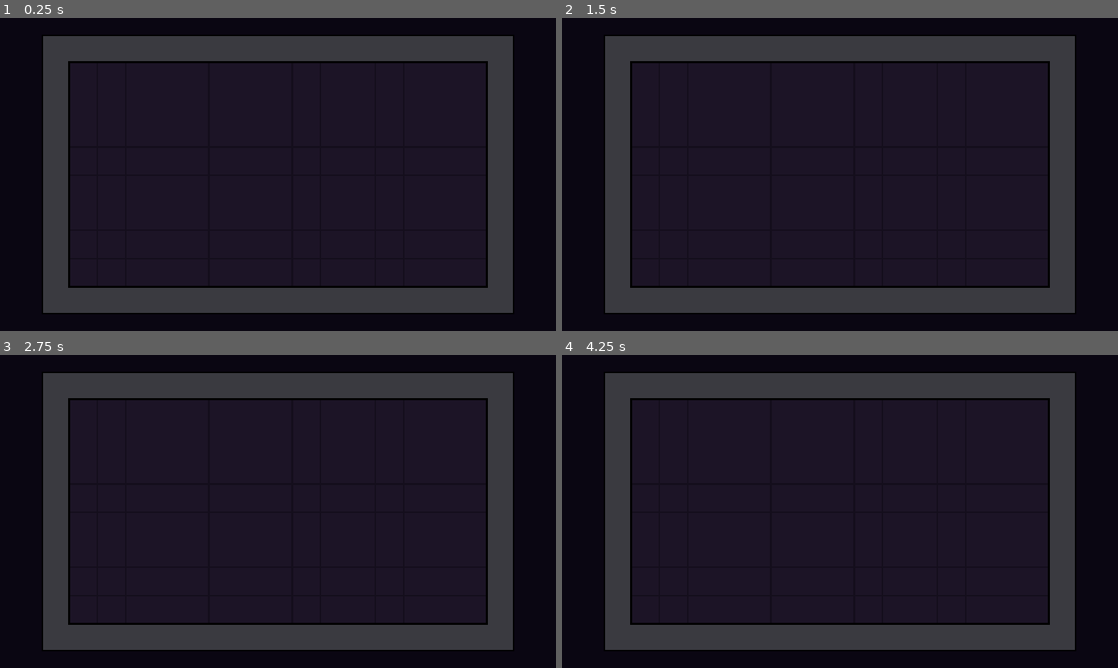
Above: before the commit, frames 1-4 (two rows, left to right).
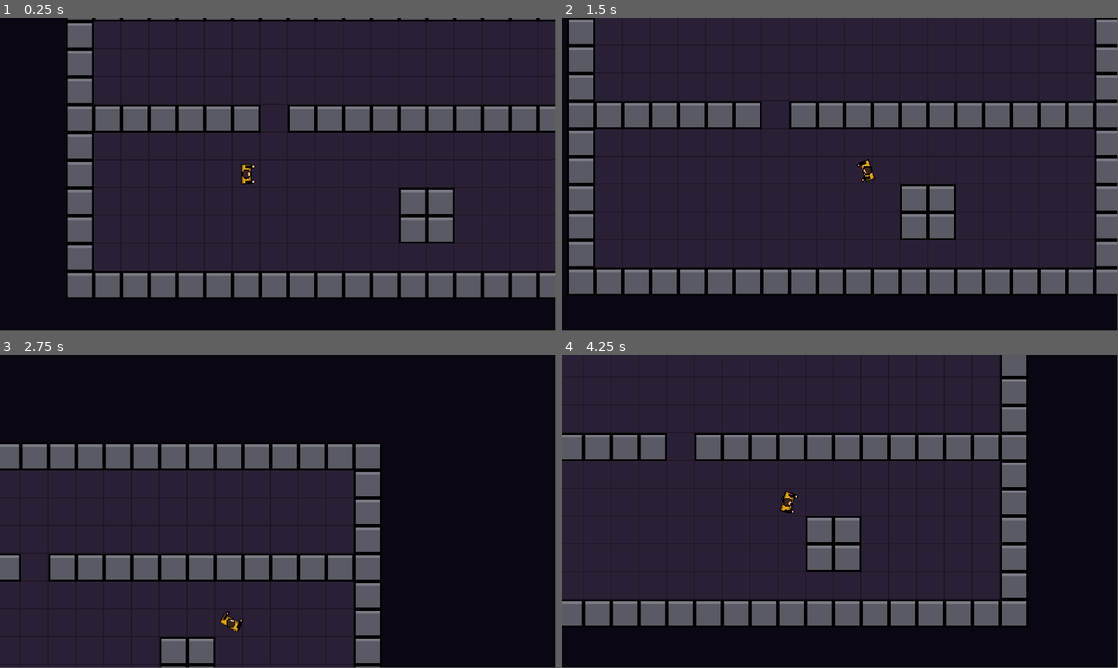
Above: after the commit, the same moments.

Repository: ChaoticEmperor/redline-breach
Game: Godot game, scene res://main.tscn
The game is run twice, just before and just after one commit, with the same random seed, the same clock (stepped at 60 frames per second) and the same inputs.
Inputs (mouse positions are in pixels of both pictures, inside the frame that each line leads up to):
- Up to frame 1 (0.25 s): no input
- Up to frame 2 (1.5 s): tap Enter at 0.5 s; move the mouse to (962, 158) at 0.52 s; hold D 0.53-1.25 s; tap E at 0.6 s; click (962, 158) at 0.67 s; tap Space at 0.77, 1.07 s; tap F at 0.8 s; drag from (728, 190) to (812, 237) at 1.27 s
- Up to frame 3 (2.75 s): move the mouse to (333, 442) at 2.02 s; hold D from 2.03 s (still down); hold Shift from 2.03 s (still down); tap Q at 2.1 s; click (333, 442) at 2.17 s
- Up to frame 4 (4.25 s): release D at 2.75 s; release Shift at 2.75 s; drag from (812, 574) to (673, 464) at 2.77 s; move the mouse to (1006, 558) at 3.52 s; hold A from 3.53 s (still down); tap Space at 3.6, 3.77, 4.07 s; click (1006, 558) at 3.67 s; tap E at 3.8 s
In our replay, the window is 800x450 before the commit and 799x449 after it. These sizes can differ from the game's own. Grey fills any space a smaller window leaves; there, only what the larger window draws over its background counts as a difference.

The runs differ from the first frame. In frame 1, 47% of the frame differs, in the area x 7-100%, y 0-95%; in frame 2, 51%, in the area x 1-100%, y 0-95%; in frame 3, 42%; in frame 4, 50%.

Commit message:
Draw the world pixel-true and let the player move and aim
The world renders into a SubViewport shown at a whole-number scale.
That keeps sprites turned to the aim on the same art-pixel grid as the
floor, on every window size, with no black bars. The scale brings the
short side closest to 330 art px, so 16:9 desktops all see 640x360.

The player moves with the 0.1 s acceleration and the corner rounding
of the old game. One Look node draws the body: legs turned to the
movement, torso to the aim. A different view would replace that node
only. The camera leads toward the aim, and LOOK pushes it far ahead.
The dash is gone; the controls gain THROW and LOOK.

Co-Authored-By: Claude Opus 5.5 <noreply@anthropic.com>

Diff:
--- a/main.tscn
+++ b/main.tscn
@@ -2,5 +2,5 @@
 
 [ext_resource type="Script" path="res://scripts/main.gd" id="1"]
 
-[node name="Main" type="Node2D"]
+[node name="Main" type="Node"]
 script = ExtResource("1")
--- a/project.godot
+++ b/project.godot
@@ -21,8 +21,7 @@
 
 window/size/viewport_width=1920
 window/size/viewport_height=1080
-window/stretch/mode="canvas_items"
-window/stretch/aspect="expand"
+window/stretch/mode="disabled"
 window/handheld/orientation=0
 
 [input_devices]
--- a/scripts/controls.gd
+++ b/scripts/controls.gd
@@ -1,9 +1,12 @@
 extends CanvasLayer
 ## Input abstraction. Mobile-first: a MOVE stick on the left, and on the
-## right a big HIT/FIRE button with KICK/EXEC and DASH beside it. Holding
-## HIT/FIRE attacks; dragging it aims (otherwise the player auto-aims).
-## Falls back to WASD + mouse. Gameplay only reads `move`, `aim`, `fire` and
-## `take()`; tests set `override` and drive those directly.
+## right a big HIT/FIRE button with THROW, KICK/EXEC and LOOK beside it.
+## Holding HIT/FIRE attacks; dragging it aims (otherwise the player
+## auto-aims); holding LOOK pushes the camera far along the aim.
+## Keyboard and mouse: WASD to move, mouse to aim, left click to attack,
+## right click to throw, E to pick up, Space to kick or execute, Shift to
+## look far, R to restart. Gameplay only reads `move`, `aim`, `fire`, `look`
+## and `take()`; tests set `override` and drive those directly.
 ##
 ## Like the HUD, layout is in units (short screen side = 360), anchored to
 ## the bottom corners, so it is the same in portrait and landscape.
@@ -11,7 +14,6 @@
 const STICK_R := 40.0
 const FIRE_R := 40.0
 const BTN_R := 24.0
-const SWAP_ZONE := Rect2(0, 0, 124, 42)
 const PINK := Color("ff2a6d")
 const CYAN := Color("05d9e8")
 const YELLOW := Color("f9f002")
@@ -20,11 +22,15 @@
 var move := Vector2.ZERO
 var aim := Vector2.ZERO
 var fire := false
+var look := false # held: the camera looks far ahead
 var touch_mode := false
 var override := false
 var player
+## Returns the player's position in window pixels (the world is drawn in a
+## scaled SubViewport, so the player's own canvas position is not enough).
+var aim_origin: Callable
 const BUFFER_MS := 100 # a press stays usable this long, so fast taps are never dropped
-var q := {"kick": 0, "dash": 0, "swap": 0, "any": 0, "restart": 0} # time of the last press, 0 = none
+var q := {"kick": 0, "throw": 0, "pickup": 0, "any": 0, "restart": 0} # time of the last press, 0 = none
 var u := 3.0
 var W := 640.0
 var H := 360.0
@@ -33,6 +39,7 @@
 var _l_vec := Vector2.ZERO
 var _f_id := -1
 var _f_vec := Vector2.ZERO
+var _look_id := -1
 var _canvas: Node2D
 var _font: Font
 
@@ -42,8 +49,9 @@
 	return {
 		"stick": Vector2(70, h - 74),
 		"fire": Vector2(w - 62, h - 66),
-		"kick": Vector2(w - 142, h - 50),
-		"dash": Vector2(w - 124, h - 112),
+		"kick": Vector2(w - 150, h - 48),
+		"throw": Vector2(w - 130, h - 120),
+		"look": Vector2(w - 60, h - 150),
 	}
 
 
@@ -96,10 +104,10 @@
 				_f_vec = Vector2.ZERO
 			elif p.distance_to(at.kick) < BTN_R + 6.0:
 				press("kick")
-			elif p.distance_to(at.dash) < BTN_R + 6.0:
-				press("dash")
-			elif SWAP_ZONE.has_point(p):
-				press("swap")
+			elif p.distance_to(at.throw) < BTN_R + 6.0:
+				press("throw")
+			elif p.distance_to(at.look) < BTN_R + 6.0 and _look_id == -1:
+				_look_id = event.index
 			elif p.x < W / 2.0 and _l_id == -1:
 				_l_id = event.index
 				_l_origin = p
@@ -111,6 +119,8 @@
 			if event.index == _f_id:
 				_f_id = -1
 				_f_vec = Vector2.ZERO
+			if event.index == _look_id:
+				_look_id = -1
 	elif event is InputEventScreenDrag:
 		var p: Vector2 = event.position / u
 		if event.index == _l_id:
@@ -121,16 +131,15 @@
 		touch_mode = false
 		press("any")
 		match event.physical_keycode:
-			KEY_SPACE, KEY_SHIFT: press("dash")
-			KEY_E, KEY_F: press("kick")
-			KEY_Q: press("swap")
+			KEY_SPACE: press("kick")
+			KEY_E, KEY_F: press("pickup")
+			KEY_Q: press("throw")
 			KEY_R: press("restart")
 	elif event is InputEventMouseButton and event.pressed:
 		touch_mode = false
 		match event.button_index:
 			MOUSE_BUTTON_LEFT: press("any")
-			MOUSE_BUTTON_RIGHT: press("kick")
-			MOUSE_BUTTON_WHEEL_UP, MOUSE_BUTTON_WHEEL_DOWN: press("swap")
+			MOUSE_BUTTON_RIGHT: press("throw")
 
 
 func _process(_delta: float) -> void:
@@ -141,6 +150,7 @@
 	if touch_mode:
 		move = _l_vec
 		fire = _f_id != -1
+		look = _look_id != -1
 		# Dragging the fire button aims; a plain press leaves aim to auto-aim.
 		aim = _f_vec.normalized() if _f_vec.length() > 0.35 else Vector2.ZERO
 		return
@@ -151,9 +161,9 @@
 	if Input.is_physical_key_pressed(KEY_S) or Input.is_physical_key_pressed(KEY_DOWN): m.y += 1.0
 	move = m.normalized()
 	fire = Input.is_mouse_button_pressed(MOUSE_BUTTON_LEFT)
-	if player != null and is_instance_valid(player):
-		var origin: Vector2 = player.get_global_transform_with_canvas().origin
-		var d := get_viewport().get_mouse_position() - origin
+	look = Input.is_physical_key_pressed(KEY_SHIFT)
+	if aim_origin.is_valid():
+		var d := get_viewport().get_mouse_position() - (aim_origin.call() as Vector2)
 		aim = d.normalized() if d.length() > 3.0 else Vector2.ZERO
 
 
@@ -181,13 +191,14 @@
 	_ring(at.fire, FIRE_R - 6.0, 8, Color(PINK, 0.5), 1.2)
 	if _f_vec.length() > 0.35:
 		_canvas.draw_circle((at.fire + _f_vec * FIRE_R) * u, 9.0 * u, Color(1, 1, 1, 0.7))
-	_text(at.fire, FIRE_R, "FIRE" if alive and player.weapon != "pipe" else "HIT", 13, Color(1.0, 0.45, 0.55))
+	_text(at.fire, FIRE_R, "FIRE" if alive and player.has_method("is_armed") and player.is_armed() else "HIT", 13, Color(1.0, 0.45, 0.55))
 
 	var label := "KICK"
-	if alive:
+	if alive and player.has_method("context"):
 		label = player.context()
 	_round_button(at.kick, label, YELLOW if label == "EXEC" else MAGENTA)
-	_round_button(at.dash, "DASH", CYAN)
+	_round_button(at.throw, "THROW", CYAN)
+	_round_button(at.look, "LOOK", Color(CYAN, 1.0) if _look_id != -1 else YELLOW)
 
 
 func _ring(c: Vector2, r: float, sides: int, col: Color, width: float) -> void:
--- /dev/null
+++ b/scripts/level.gd
@@ -0,0 +1,84 @@
+extends RefCounted
+## Turns an ASCII floor map into a TileMapLayer, one letter per tile.
+## M1 knows walls, floor and the player start; M4 adds doors, glass, props,
+## pickups and spawns, and loads hand-made floors from files.
+##   #  wall      .  floor      P  player start (on floor)
+
+const TILE := 32 # art pixels per tile; a door is one tile
+const WALL := Vector2i(1, 0) # atlas coords in the tileset
+const FLOOR := Vector2i(0, 0)
+
+## A test room for M1: a wall with a one-tile doorway, and a pillar.
+const TEST := """
+####################
+#..................#
+#..................#
+#..................#
+#######.############
+#..................#
+#.....P............#
+#...........##.....#
+#...........##.....#
+#..................#
+####################
+"""
+
+static var _tileset: TileSet
+
+
+## Parses `text` into {cells: {Vector2i: char}, size: Vector2i, start: Vector2}.
+static func parse(text: String) -> Dictionary:
+	var rows := text.strip_edges().split("\n")
+	var cells := {}
+	var start := Vector2.ZERO
+	var w := 0
+	for y in rows.size():
+		var row: String = rows[y].strip_edges(false, true)
+		w = maxi(w, row.length())
+		for x in row.length():
+			var c := row[x]
+			if c == "P":
+				start = (Vector2(x, y) + Vector2(0.5, 0.5)) * TILE
+				c = "."
+			if c != " ":
+				cells[Vector2i(x, y)] = c
+	return {"cells": cells, "size": Vector2i(w, rows.size()), "start": start}
+
+
+static func build(text: String) -> Dictionary:
+	var info := parse(text)
+	var map := TileMapLayer.new()
+	map.tile_set = tileset()
+	for cell in info.cells:
+		map.set_cell(cell, 0, WALL if info.cells[cell] == "#" else FLOOR)
+	info["map"] = map
+	return info
+
+
+## Placeholder tiles drawn in code: a quiet unoutlined floor with a darker seam,
+## and a grey wall with a black outline (bodies, props and walls are outlined).
+static func tileset() -> TileSet:
+	if _tileset != null:
+		return _tileset
+	var img := Image.create(TILE * 2, TILE, false, Image.FORMAT_RGBA8)
+	img.fill_rect(Rect2i(0, 0, TILE, TILE), Color("2a2036"))
+	img.fill_rect(Rect2i(0, TILE - 1, TILE, 1), Color("1d1626"))
+	img.fill_rect(Rect2i(TILE - 1, 0, 1, TILE), Color("1d1626"))
+	img.fill_rect(Rect2i(TILE, 0, TILE, TILE), Color("000000"))
+	img.fill_rect(Rect2i(TILE + 2, 2, TILE - 4, TILE - 4), Color("5a5a64"))
+	img.fill_rect(Rect2i(TILE + 2, 2, TILE - 4, 3), Color("7a7a86"))
+	var ts := TileSet.new()
+	ts.tile_size = Vector2i(TILE, TILE)
+	ts.add_physics_layer()
+	var src := TileSetAtlasSource.new()
+	src.texture = ImageTexture.create_from_image(img)
+	src.texture_region_size = Vector2i(TILE, TILE)
+	ts.add_source(src, 0)
+	src.create_tile(FLOOR)
+	src.create_tile(WALL)
+	var h := TILE / 2.0
+	var td := src.get_tile_data(WALL, 0)
+	td.add_collision_polygon(0)
+	td.set_collision_polygon_points(0, 0, PackedVector2Array([Vector2(-h, -h), Vector2(h, -h), Vector2(h, h), Vector2(-h, h)]))
+	_tileset = ts
+	return ts
--- /dev/null
+++ b/scripts/look.gd
@@ -0,0 +1,87 @@
+extends Node2D
+## How an actor is drawn. The one place that knows the view: an overhead body
+## whose legs turn to the movement direction and whose torso turns to the aim
+## (Paul, 2026-11-27). Gameplay only calls set_aim(), set_move() and play(), so a
+## switch to 4-direction sprites would replace this node and nothing else.
+##
+## M1 draws a placeholder in code at the real sizes: a ~24x24 box in a 32 px
+## cell, a big central head, shoulders as a crescent, black outline and inner
+## contours. M6 swaps in the Tandem SpriteFrames (legs strip + torso per weapon).
+
+const STRIDE := 28.0 # art px walked per 8-frame leg cycle
+const WALK_FRAMES := 8
+
+@export var jacket := Color("e0a21e") # a warm colour marks the player
+@export var jacket_dark := Color("a06a10")
+@export var skin := Color("e8b48a")
+@export var hair := Color("3a2418")
+@export var trousers := Color("2c3a5a")
+
+var aim_angle := 0.0
+var move_angle := 0.0
+var walk_frame := 0 # 0 = standing, legs hidden
+var anim := "walk"
+var _phase := 0.0
+var legs: Node2D
+var torso: Node2D
+
+
+func _ready() -> void:
+	legs = Node2D.new()
+	legs.draw.connect(_draw_legs)
+	add_child(legs)
+	torso = Node2D.new()
+	torso.draw.connect(_draw_torso)
+	add_child(torso)
+
+
+func set_aim(dir: Vector2) -> void:
+	if dir.length() > 0.01:
+		aim_angle = dir.angle()
+		torso.rotation = aim_angle
+
+
+## `vel` is the actor's velocity in art px per second.
+func set_move(vel: Vector2, delta: float) -> void:
+	var speed := vel.length()
+	if speed > 4.0:
+		move_angle = vel.angle()
+		legs.rotation = move_angle
+		_phase = fposmod(_phase + speed * delta / STRIDE, 1.0)
+		walk_frame = 1 + int(_phase * (WALK_FRAMES - 1)) % (WALK_FRAMES - 1)
+	else:
+		_phase = 0.0
+		walk_frame = 0
+	legs.queue_redraw()
+
+
+func play(name: String) -> void:
+	anim = name
+	torso.queue_redraw()
+
+
+## Legs: two blobs in the trouser colour poking out past the body, one leading
+## while the other trails; hidden on the standing frame.
+func _draw_legs() -> void:
+	if walk_frame == 0:
+		return
+	var s := sin(float(walk_frame) / (WALK_FRAMES - 1) * TAU) * 7.0
+	for side in [-1.0, 1.0]:
+		var p := Vector2(s * side, 4.0 * side)
+		legs.draw_circle(p, 4.0, Color.BLACK)
+		legs.draw_circle(p, 3.0, trousers)
+
+
+## Torso facing +x: shoulders as a crescent round a big central head.
+func _draw_torso() -> void:
+	torso.draw_rect(Rect2(-6, -12, 12, 24), Color.BLACK)
+	torso.draw_rect(Rect2(-5, -11, 10, 22), jacket_dark)
+	torso.draw_rect(Rect2(-4, -10, 7, 20), jacket)
+	# arms along the edges, hands at the front corners
+	for side in [-1.0, 1.0]:
+		torso.draw_rect(Rect2(-1, 9.0 * side - 1.0, 9, 3), Color.BLACK)
+		torso.draw_circle(Vector2(8, 9.0 * side), 2.0, Color.BLACK)
+		torso.draw_circle(Vector2(8, 9.0 * side), 1.0, skin)
+	torso.draw_circle(Vector2.ZERO, 5.5, Color.BLACK)
+	torso.draw_circle(Vector2.ZERO, 4.5, hair)
+	torso.draw_rect(Rect2(2, -2, 2, 4), skin) # the face edge shows which way it looks
--- a/scripts/main.gd
+++ b/scripts/main.gd
@@ -1,53 +1,117 @@
-extends Node2D
-## REDLINE // 1989, top-down rewrite: milestone M0 skeleton.
-## The 3/4-view game was removed (it lives in git history before this branch).
-## For now this shows one empty placeholder room drawn in code; movement, aim
-## and the pixel-true viewport arrive in M1 (see tasks/future-tasks.md).
+extends Node
+## REDLINE // 1989, top-down rewrite. Builds the pixel-true view, the floor and
+## the player. Score, death and restart arrive in M5.
+##
+## Pixel-true view: the world is drawn into a SubViewport at a low resolution
+## and shown `view_scale` times larger by a SubViewportContainer, so rotated
+## sprites land on the same pixel grid as everything else. The UI (touch
+## controls, HUD) is drawn at the window's own resolution on top.
 
 const Controls = preload("res://scripts/controls.gd")
 const Sfx = preload("res://scripts/sfx.gd")
+const Level = preload("res://scripts/level.gd")
+const Player = preload("res://scripts/player.gd")
 
-const TILE := 32 # art pixels per tile; a door is one tile
-const ROOM := Vector2i(15, 8) # the placeholder room, in tiles
-const FLOOR := Color("1c1426")
-const SEAM := Color("140e1c")
-const WALL := Color("3a3a40")
-const OUTLINE := Color("000000")
+## The view's short side aims for this many art px (about 10 tiles). The scale is the
+## whole number that comes closest; the long side expands with the window, so
+## wide phones see more of the floor instead of black bars. Measured in M1:
+## 1280x720 x2, 1920x1080 x3, 2560x1440 x4, 3840x2160 x7 (548x308), iPhone
+## 2556x1179 x4 (639x294), Android 2400x1080 x3 (800x360).
+const SHORT_TARGET := 330 # 16:9 desktops (720p, 1080p, 1440p) all get 640x360
+const BORDER := Color("0a0612") # fills the few window pixels left over (fewer than the scale)
+const LEAD := 40.0 # art px the camera leads toward the aim
+const LOOK_FAR := 150.0 # art px it looks ahead while LOOK is held
+const CAM_RATE := 10.0 # how fast the camera closes on its target, per second
 
 var controls
 var sfx
+var container: SubViewportContainer
+var view: SubViewport
+var world: Node2D
+var map: TileMapLayer
+var player
+var camera: Camera2D
+var view_scale := 1
+
+
+## The whole-number scale for a window of `size` pixels (always at least 1).
+static func scale_for(size: Vector2i) -> int:
+	return maxi(1, roundi(float(mini(size.x, size.y)) / SHORT_TARGET))
 
 
 func _ready() -> void:
-	RenderingServer.set_default_clear_color(Color("0a0612"))
+	RenderingServer.set_default_clear_color(BORDER)
 	Sfx.warm()
 	sfx = Sfx.new()
 	add_child(sfx)
+
+	var layer := CanvasLayer.new()
+	layer.layer = 0
+	add_child(layer)
+	container = SubViewportContainer.new()
+	container.stretch = true
+	container.texture_filter = CanvasItem.TEXTURE_FILTER_NEAREST
+	container.mouse_filter = Control.MOUSE_FILTER_IGNORE
+	layer.add_child(container)
+	view = SubViewport.new()
+	view.snap_2d_transforms_to_pixel = true
+	view.snap_2d_vertices_to_pixel = true
+	view.canvas_item_default_texture_filter = Viewport.DEFAULT_CANVAS_ITEM_TEXTURE_FILTER_NEAREST
+	view.handle_input_locally = false
+	container.add_child(view)
+	world = Node2D.new()
+	view.add_child(world)
+
 	controls = Controls.new()
 	add_child(controls)
+	controls.aim_origin = func() -> Vector2: return to_window(player.global_position)
+
 	var music := AudioStreamPlayer.new()
 	music.stream = Sfx.music()
 	music.volume_db = -16.0
 	add_child(music)
 	music.play()
 
-
-func _process(_delta: float) -> void:
-	queue_redraw()
+	get_viewport().size_changed.connect(_fit)
+	_fit()
+	build(Level.TEST)
 
 
-func _draw() -> void:
-	# Centre the room on the canvas at a whole-number scale.
-	var view := get_viewport_rect().size
-	var px := maxf(1.0, floorf(minf(view.x / ((ROOM.x + 2) * TILE), view.y / ((ROOM.y + 2) * TILE))))
-	var size := Vector2((ROOM.x + 2) * TILE, (ROOM.y + 2) * TILE) * px
-	var o := ((view - size) / 2.0).floor()
-	draw_rect(Rect2(o, size), OUTLINE)
-	draw_rect(Rect2(o + Vector2.ONE * px * 2, size - Vector2.ONE * px * 4), WALL)
-	var inner := Rect2(o + Vector2.ONE * TILE * px, Vector2(ROOM) * TILE * px)
-	draw_rect(inner.grow(px * 2), OUTLINE)
-	draw_rect(inner, FLOOR)
-	for x in range(1, ROOM.x):
-		draw_rect(Rect2(inner.position + Vector2(x * TILE * px, 0), Vector2(px, inner.size.y)), SEAM)
-	for y in range(1, ROOM.y):
-		draw_rect(Rect2(inner.position + Vector2(0, y * TILE * px), Vector2(inner.size.x, px)), SEAM)
+func build(text: String) -> void:
+	for c in world.get_children():
+		c.queue_free()
+	var info := Level.build(text)
+	map = info.map
+	world.add_child(map)
+	player = Player.new()
+	player.setup(controls)
+	player.position = info.start
+	world.add_child(player)
+	controls.player = player
+	camera = Camera2D.new()
+	camera.process_callback = Camera2D.CAMERA2D_PROCESS_PHYSICS # physics interpolation draws it between ticks
+	camera.position = player.position
+	world.add_child(camera)
+	camera.make_current()
+
+
+## Sizes the view to the window: the largest part of it that is a whole
+## multiple of the scale; the remainder (fewer pixels than the scale) shows BORDER.
+func _fit() -> void:
+	var win := Vector2i(get_viewport().get_visible_rect().size)
+	view_scale = scale_for(win)
+	container.stretch_shrink = view_scale
+	container.position = Vector2.ZERO
+	container.size = Vector2(win / view_scale * view_scale)
+
+
+## Where a world point is in window pixels.
+func to_window(p: Vector2) -> Vector2:
+	return container.position + (view.get_canvas_transform() * p) * view_scale
+
+
+func _physics_process(delta: float) -> void:
+	if player == null:
+		return
+	var target: Vector2 = player.global_position + player.aim * (LOOK_FAR if controls.look else LEAD)
+	camera.position = camera.position.lerp(target, 1.0 - exp(-CAM_RATE * delta))
--- /dev/null
+++ b/scripts/player.gd
@@ -0,0 +1,60 @@
+extends CharacterBody2D
+## The player: moves, aims, and draws through a Look node. Weapons arrive in M2.
+
+const Look = preload("res://scripts/look.gd")
+
+const SPEED := 192.0 # art px per second: 6 tiles a second
+const ACCEL := SPEED / 0.1 # reaches SPEED, and stops from it, in 0.1 s (6 physics frames)
+const RADIUS := 9.0 # collision: about 0.56 of a tile, so a one-tile door has room either side
+const NUDGE := 12.0 # how far a blocked player is slid sideways to round a corner
+
+var controls
+var aim := Vector2.RIGHT
+var look
+
+
+func setup(p_controls) -> void:
+	controls = p_controls
+	motion_mode = CharacterBody2D.MOTION_MODE_FLOATING
+	var shape := CollisionShape2D.new()
+	var circle := CircleShape2D.new()
+	circle.radius = RADIUS
+	shape.shape = circle
+	add_child(shape)
+	look = Look.new()
+	add_child(look)
+
+
+func _physics_process(delta: float) -> void:
+	var mv: Vector2 = controls.move
+	var av: Vector2 = controls.aim
+	if av.length() > 0.2:
+		aim = av.normalized()
+	elif controls.touch_mode and mv.length() > 0.3:
+		aim = mv.normalized() # no aim on touch: face where we walk (M3 adds auto-aim)
+	velocity = velocity.move_toward(mv.limit_length(1.0) * SPEED, ACCEL * delta)
+	move_and_slide()
+	_round_corner(mv, delta)
+	look.set_aim(aim)
+	look.set_move(velocity, delta)
+
+
+## Walking straight into the edge of a wall or doorway slides the player
+## sideways round it instead of stopping them dead (matters most on a touch stick).
+func _round_corner(mv: Vector2, delta: float) -> void:
+	if mv.length() < 0.3 or get_slide_collision_count() == 0:
+		return
+	var dir := Vector2(signf(mv.x), 0) if absf(mv.x) > absf(mv.y) else Vector2(0, signf(mv.y))
+	if absf(mv.dot(dir.orthogonal())) > 0.35 * mv.length():
+		return # steering diagonally already: the slide along the wall does the job
+	var blocked := false
+	for i in get_slide_collision_count():
+		blocked = blocked or get_slide_collision(i).get_normal().dot(dir) < -0.7
+	if not blocked:
+		return
+	for side in [dir.orthogonal(), -dir.orthogonal()]:
+		for d in [3.0, 6.0, NUDGE]:
+			var from := global_transform.translated(side * d)
+			if not test_move(global_transform, side * d) and not test_move(from, dir * 4.0):
+				move_and_collide(side * SPEED * 0.7 * delta)
+				return
--- a/tests/smoke_test.gd
+++ b/tests/smoke_test.gd
@@ -5,6 +5,8 @@
 
 const Controls = preload("res://scripts/controls.gd")
 const Sfx = preload("res://scripts/sfx.gd")
+const Main = preload("res://scripts/main.gd")
+const Player = preload("res://scripts/player.gd")
 
 var fails := 0
 
@@ -27,6 +29,11 @@
 		fails += 1
 
 
+func _frames(n: int) -> void:
+	for i in n:
+		await physics_frame
+
+
 func _run() -> void:
 	print("== project ==")
 	ok(ProjectSettings.get_setting("physics/common/physics_interpolation"), "physics interpolation is on")
@@ -46,6 +53,27 @@
 			var p: Vector2 = at[k]
 			inside = inside and p.x > 0 and p.y > 0 and p.x < sz.x and p.y < sz.y
 		ok(inside, "touch controls are on screen at %dx%d units" % [sz.x, sz.y])
+		var apart := true
+		var r := {"stick": Controls.STICK_R, "fire": Controls.FIRE_R}
+		var keys := at.keys()
+		for i in keys.size():
+			for j in range(i + 1, keys.size()):
+				var need: float = r.get(keys[i], Controls.BTN_R) + r.get(keys[j], Controls.BTN_R)
+				apart = apart and at[keys[i]].distance_to(at[keys[j]]) >= need
+		ok(apart, "touch controls do not overlap at %dx%d units" % [sz.x, sz.y])
+	var c0 := Controls.new()
+	ok(not c0.q.has("dash") and c0.q.has("throw") and c0.q.has("kick") and c0.q.has("pickup"), "no dash; throw, kick and pick-up presses exist")
+	c0.free()
+
+	print("== view scale ==")
+	var want := {Vector2i(1280, 720): 2, Vector2i(1920, 1080): 3, Vector2i(2560, 1440): 4,
+			Vector2i(2556, 1179): 4, Vector2i(2400, 1080): 3, Vector2i(1179, 2556): 4}
+	for sz in want:
+		var k := Main.scale_for(sz)
+		var short := mini(sz.x, sz.y) / k
+		ok(k == want[sz] and short >= 256 and short <= 400,
+				"%dx%d draws art px x%d, short side %d art px (%.1f tiles)" % [sz.x, sz.y, k, short, short / 32.0])
+	ok(Main.scale_for(Vector2i(300, 200)) == 1, "a tiny window still scales by 1")
 
 	print("== main scene ==")
 	var main = load("res://main.tscn").instantiate()
@@ -56,6 +84,54 @@
 	main.controls.override = true
 	main.controls.press("kick")
 	ok(main.controls.take("kick") and not main.controls.take("kick"), "a press is taken once")
+	ok(main.view_scale >= 1 and main.container.stretch_shrink == main.view_scale, "the world view is scaled by a whole number")
+
+	print("== movement ==")
+	var p = main.player
+	var cc = main.controls
+	p.global_position = Vector2(10.5, 6.5) * 32.0
+	p.reset_physics_interpolation()
+	p.velocity = Vector2.ZERO
+	cc.move = Vector2.RIGHT
+	await _frames(6)
+	ok(p.velocity.length() >= Player.SPEED * 0.95, "reaches walking speed in 0.1 s (%.0f of %.0f)" % [p.velocity.length(), Player.SPEED])
+	cc.move = Vector2.ZERO
+	await _frames(6)
+	ok(p.velocity.length() < 5.0, "stops from walking speed in 0.1 s (%.1f left)" % p.velocity.length())
+
+	# Walk straight up into the wall 14 px right of the doorway's centre (x 224-256).
+	p.global_position = Vector2(254, 176)
+	p.reset_physics_interpolation()
+	cc.move = Vector2.UP
+	await _frames(40)
+	ok(p.global_position.y < 128.0, "walking into a doorway's edge slides round it (y %.0f)" % p.global_position.y)
+	cc.move = Vector2.ZERO
+	await _frames(10)
+
+	print("== look and camera ==")
+	p.global_position = Vector2(10.5, 6.5) * 32.0
+	p.reset_physics_interpolation()
+	cc.aim = Vector2.DOWN
+	await _frames(2)
+	ok(is_equal_approx(p.look.torso.rotation, Vector2.DOWN.angle()), "the torso turns to the aim")
+	ok(p.look.walk_frame == 0, "standing shows leg frame 0 (legs hidden)")
+	cc.move = Vector2.LEFT
+	var seen := {}
+	for i in 30:
+		await physics_frame
+		seen[p.look.walk_frame] = true
+	ok(absf(angle_difference(p.look.legs.rotation, Vector2.LEFT.angle())) < 0.01, "the legs turn to the movement, apart from the aim")
+	ok(seen.size() >= 6, "walking steps through the leg frames (%d seen)" % seen.size())
+	cc.move = Vector2.ZERO
+	cc.aim = Vector2.RIGHT
+	await _frames(60)
+	var lead: float = main.camera.position.x - p.global_position.x
+	ok(lead > Main.LEAD * 0.8, "the camera leads toward the aim (%.0f px)" % lead)
+	cc.look = true
+	await _frames(60)
+	lead = main.camera.position.x - p.global_position.x
+	ok(lead > Main.LOOK_FAR * 0.8, "holding LOOK pushes the camera far ahead (%.0f px)" % lead)
+	cc.look = false
 
 	print("== %s ==" % ("PASS" if fails == 0 else "%d FAILED" % fails))
 	quit(0 if fails == 0 else 1)
Not shown, added: scripts/level.gd.uid
Not shown, added: scripts/look.gd.uid
Not shown, added: scripts/player.gd.uid
Not shown, changed: CLAUDE.md
Not shown, changed: tasks/done.md
Not shown, changed: tasks/future-tasks.md
